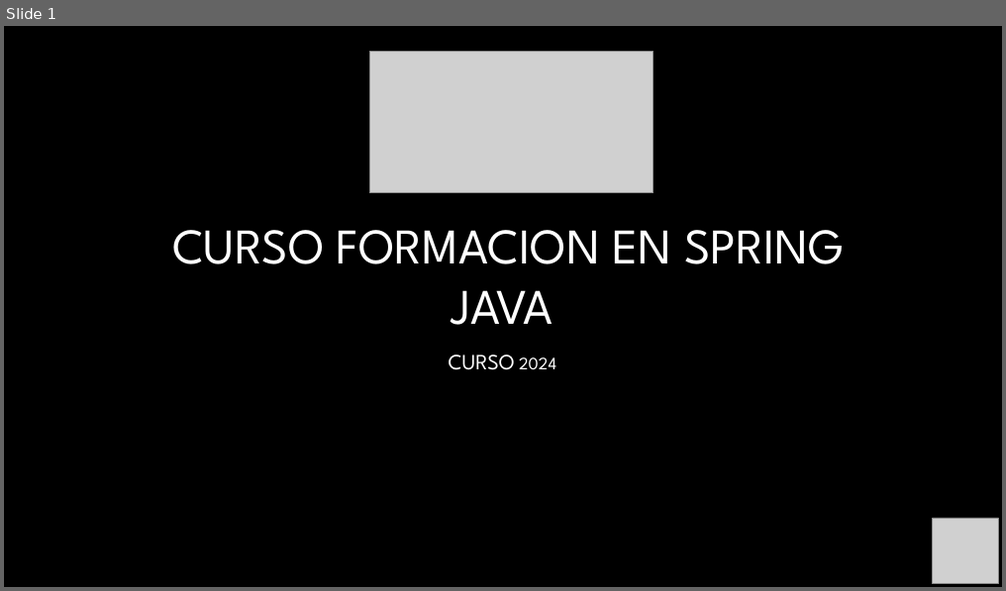
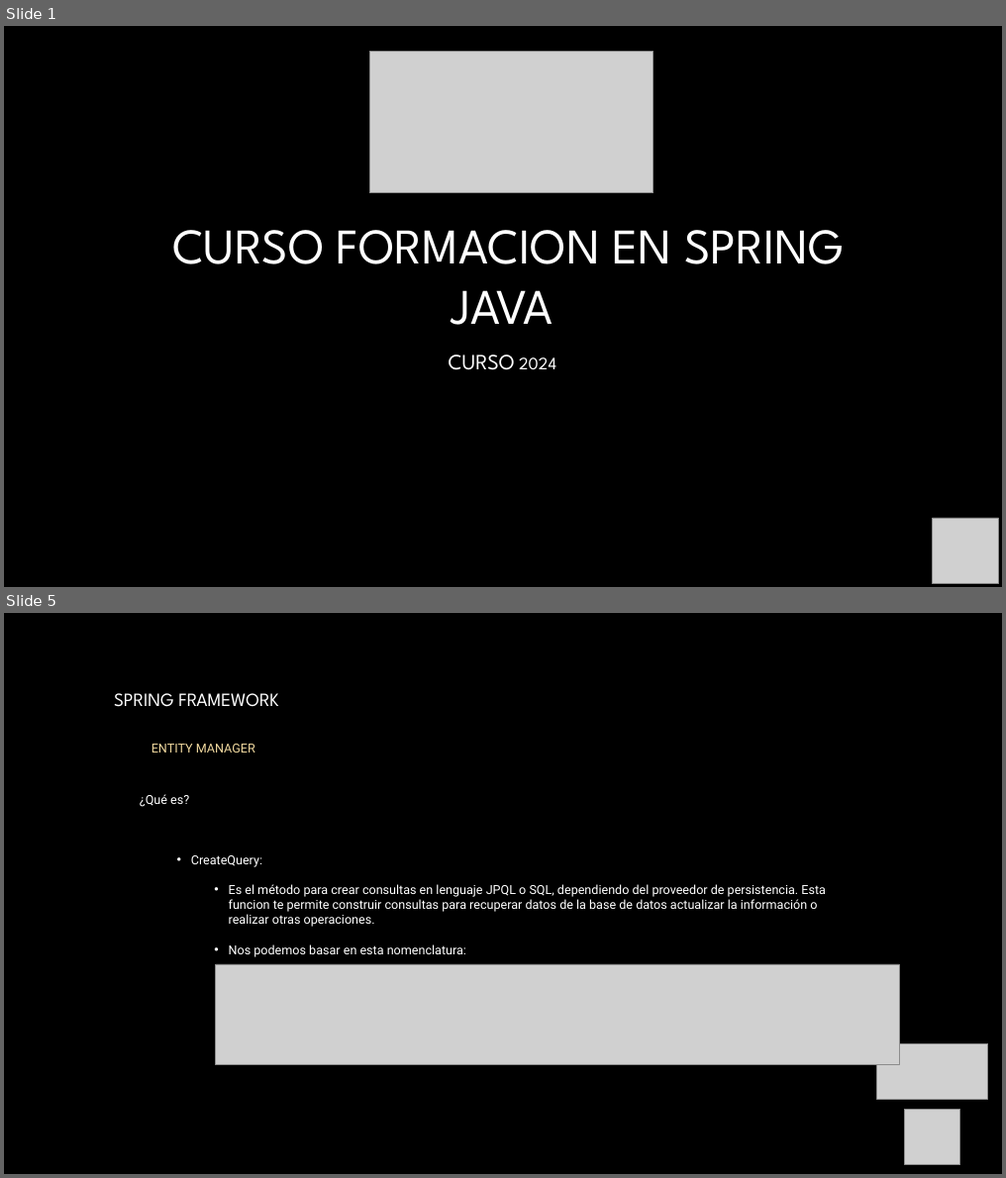
Before and after one commit to AntonioPardoRuiz/cursoSpring, a slide deck: Unidad 9- Spring MVC IV-Entity Manager.pptx. Shown one above the other, each under a label of ours: slide 1 before the commit, slides 1 and 5 after it; the slides between them are not shown. The pictures are 1006x591 and 1006x1178 pixels, drawn with LibreOffice and Linux fonts; fonts in the diff are those of the drawing; grey boxes stand for pictures; background and template pictures are left out. Boxes give left, top, right and bottom in pixels: in the first picture for what was removed or moved away, otherwise in the second. Text is boxed around its words. In the diff, an @@ line names an element or a change of style, - is before the commit and + after.

```diff
--- a/Unidad 9- Spring MVC IV-Entity Manager.pptx
+++ b/Unidad 9- Spring MVC IV-Entity Manager.pptx
@@ slide 5 added at (x1=4, y1=613, x2=1002, y2=1174), background picture (left out) @@
@@ text added at (x1=114, y1=693, x2=279, y2=753), 18 pt, text #FFFFFF @@
+SPRING FRAMEWORK
+  ENTITY MANAGER
@@ text added at (x1=140, y1=794, x2=826, y2=958), 12 pt, text #FFFFFF @@
+  ¿Qué es?
+    • CreateQuery:
+      • Es el método para crear consultas en lenguaje JPQL o SQL, dependiendo del proveedor de persistencia. Esta funcion te permite construir consultas para recuperar datos de la base de datos actualizar la información o realizar otras operaciones.
+      • Nos podemos basar en esta nomenclatura:
@@ picture added at (x1=216, y1=964, x2=900, y2=1065) @@
@@ picture added at (x1=877, y1=1045, x2=988, y2=1100) @@
@@ picture added at (x1=905, y1=1110, x2=960, y2=1165) @@
```
Also in this commit, not shown: 2 slides changed, 5 other slides added, 30 other files.
